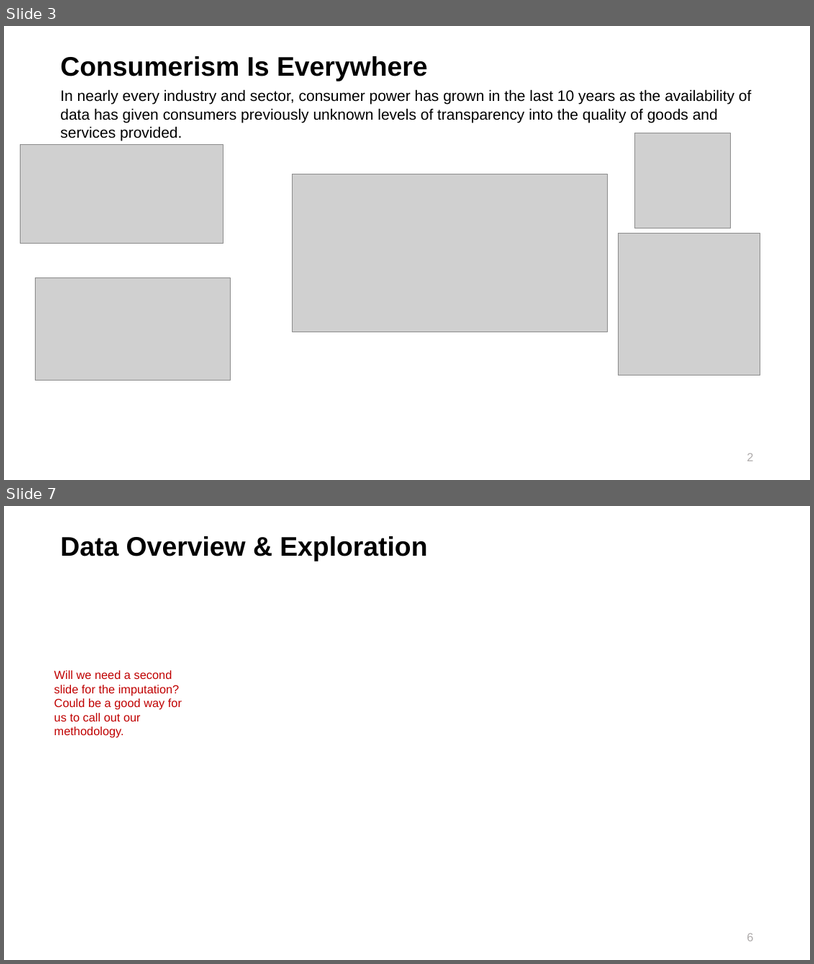
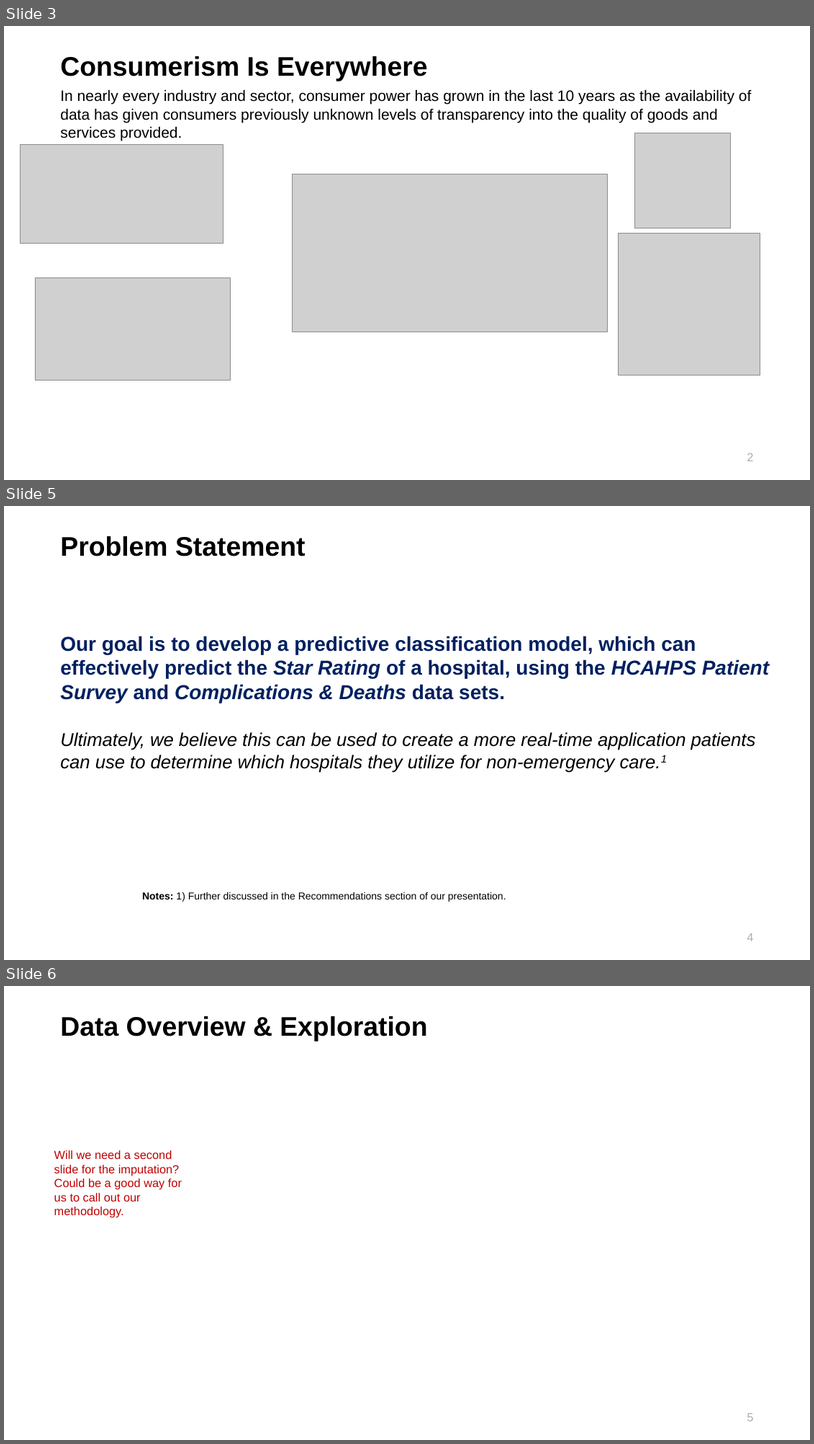
Before and after one commit to maringow/DataMiningGroupProject, a slide deck: Data Mining_Final Project_Hospital Ranking.pptx. Shown one above the other, each under a label of ours: slides 3 and 7 before the commit, slides 3, 5 and 6 after it; the slides between them are not shown. The pictures are 814x964 and 814x1444 pixels, drawn with LibreOffice and Linux fonts; fonts in the diff are those of the drawing; grey boxes stand for pictures; background and template pictures are left out. Boxes give left, top, right and bottom in pixels: in the first picture for what was removed or moved away, otherwise in the second. Text is boxed around its words. In the diff, an @@ line names an element or a change of style, - is before the commit and + after.

```diff
--- a/Data Mining_Final Project_Hospital Ranking.pptx
+++ b/Data Mining_Final Project_Hospital Ranking.pptx
@@ slide 5 added at [4,506,810,960], background picture (left out) @@
@@ title added at [60,536,305,556], 32 pt, text #000000, bold @@
+Problem Statement
@@ text added at [60,636,769,772], 24 pt, text #002060, bold, italic @@
+Our goal is to develop a predictive classification model, which can effectively predict the Star Rating of a hospital, using the HCAHPS Patient Survey and Complications & Deaths data sets.
+Ultimately, we believe this can be used to create a more real-time application patients can use to determine which hospitals they utilize for non-emergency care.1
@@ text added at [142,892,507,901], 12 pt, text #000000 @@
+Notes: 1) Further discussed in the Recommendations section of our presentation.
@@ page number added at [747,933,754,941], 14 pt, text #AEABAB @@
+4
@@ what was slide 7 is now slide 6 @@
```
Also in this commit, not shown: 1 slide changed, 1 other slide added, 3 slides removed.
